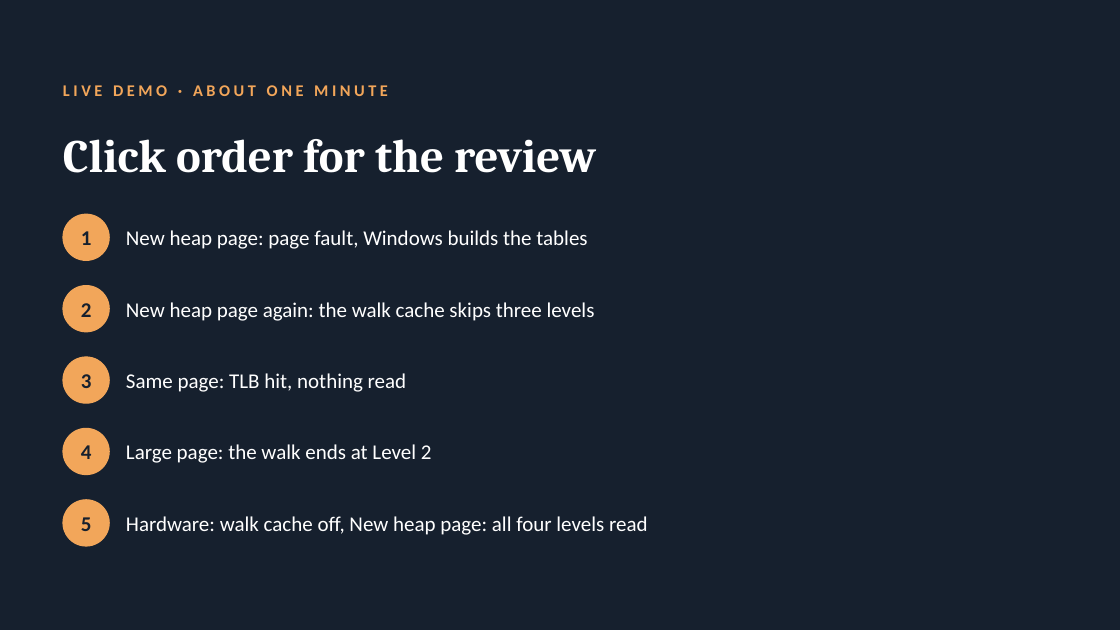
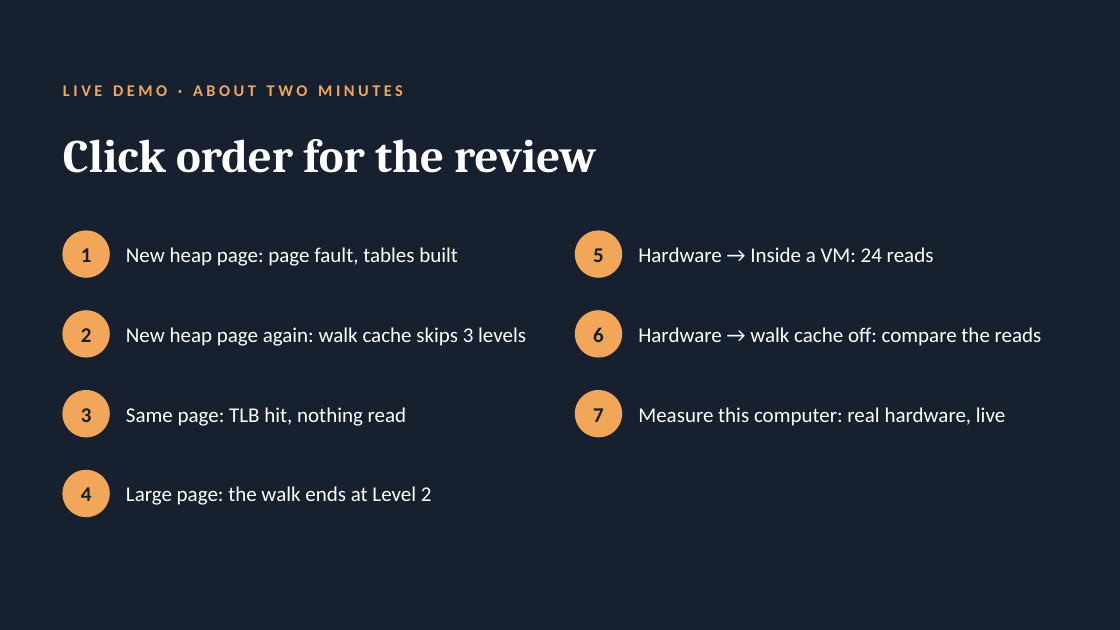
Before and after one commit to AkhileshRegmi/Comparative-Analysis-of-Traditional-and-Modern-Memory-Translation-Architectures, a slide deck: slide 14 of deliverables/review3_changes.pptx (slide 12 before the commit). Drawn at 1120x630 pixels with LibreOffice and Linux fonts; fonts in the diff are those of the drawing. Boxes give left, top, right and bottom in pixels: in the first picture for what was removed or moved away, otherwise in the second. Text is boxed around its words. In the diff, an @@ line names an element or a change of style, - is before the commit and + after.

```diff
--- a/deliverables/review3_changes.pptx
+++ b/deliverables/review3_changes.pptx
@@ text at <box>63,85,403,96</box>: text changed @@
-LIVE DEMO · ABOUT ONE MINUTE
+LIVE DEMO · ABOUT TWO MINUTES
@@ text "1": place and size @@
-text "1" at <box>81,231,92,245</box>
+text "1" at <box>81,248,92,262</box>
@@ ellipse: place and size @@
-ellipse at <box>63,214,109,260</box>
+ellipse at <box>63,231,109,277</box>
@@ text "5": place and size @@
-text "5" at <box>81,517,92,531</box>
+text "5" at <box>593,248,604,262</box>
@@ ellipse: place and size @@
-ellipse at <box>63,500,109,546</box>
+ellipse at <box>576,231,622,277</box>
@@ text at <box>126,247,458,266</box>: text changed @@
-New heap page: page fault, Windows builds the tables
+New heap page: page fault, tables built
@@ text at <box>638,247,934,262</box>: text changed @@
-Hardware: walk cache off, New heap page: all four levels read
+Hardware → Inside a VM: 24 reads
@@ text "2": place and size @@
-text "2" at <box>81,303,92,317</box>
+text "2" at <box>81,328,92,342</box>
@@ ellipse: place and size @@
-ellipse at <box>63,286,109,332</box>
+ellipse at <box>63,311,109,357</box>
@@ text at <box>126,327,526,346</box>: text changed @@
-New heap page again: the walk cache skips three levels
+New heap page again: walk cache skips 3 levels
@@ ellipse added at <box>576,311,622,357</box>, fill #F2A65A, outline #F2A65A 1 pt @@
@@ text added at <box>593,327,604,342</box>, 18 pt, text #16202E, bold @@
+6
@@ text added at <box>638,327,1042,346</box>, 18 pt, text #FFFFFF @@
+Hardware → walk cache off: compare the reads
@@ text "3": place and size @@
-text "3" at <box>81,374,92,388</box>
+text "3" at <box>81,408,92,422</box>
@@ ellipse: place and size @@
-ellipse at <box>63,357,109,403</box>
+ellipse at <box>63,391,109,437</box>
@@ text "Same page: TLB hit, nothing ...": place and size @@
-text "Same page: TLB hit, nothing ..." at <box>126,373,407,392</box>
+text "Same page: TLB hit, nothing ..." at <box>126,407,407,426</box>
@@ ellipse added at <box>576,391,622,437</box>, fill #F2A65A, outline #F2A65A 1 pt @@
@@ text added at <box>593,408,604,422</box>, 18 pt, text #16202E, bold @@
+7
@@ text added at <box>638,407,1005,426</box>, 18 pt, text #FFFFFF @@
+Measure this computer: real hardware, live
@@ text "4": place and size @@
-text "4" at <box>81,445,92,459</box>
+text "4" at <box>81,487,92,501</box>
@@ ellipse: place and size @@
-ellipse at <box>63,429,109,475</box>
+ellipse at <box>63,471,109,517</box>
@@ text "Large page: the walk ends ...": place and size @@
-text "Large page: the walk ends ..." at <box>126,444,432,463</box>
+text "Large page: the walk ends ..." at <box>126,486,432,505</box>
```
Also in this commit, not shown: 3 other slides changed, 2 slides added, 4 other files.
